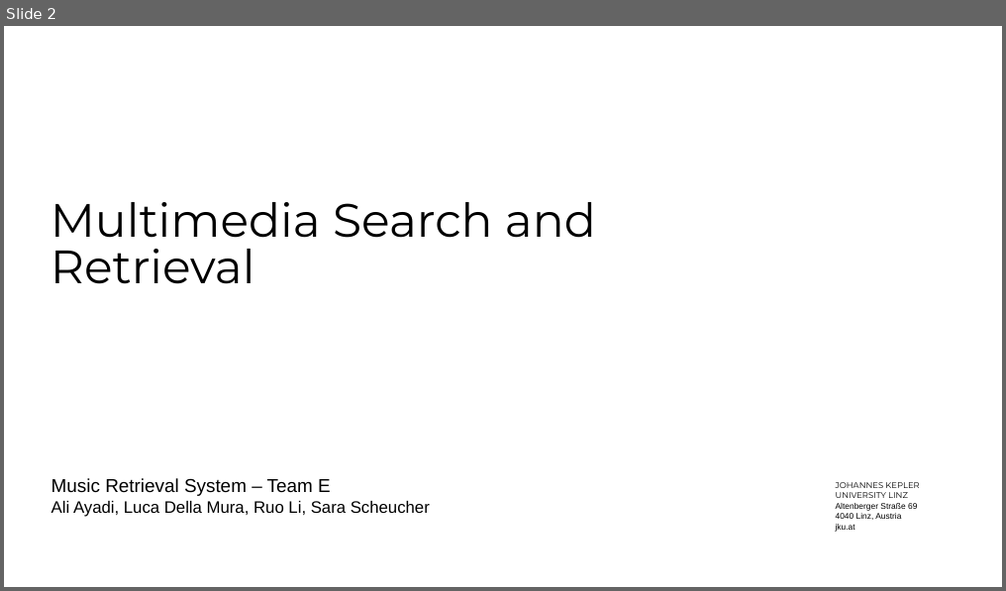
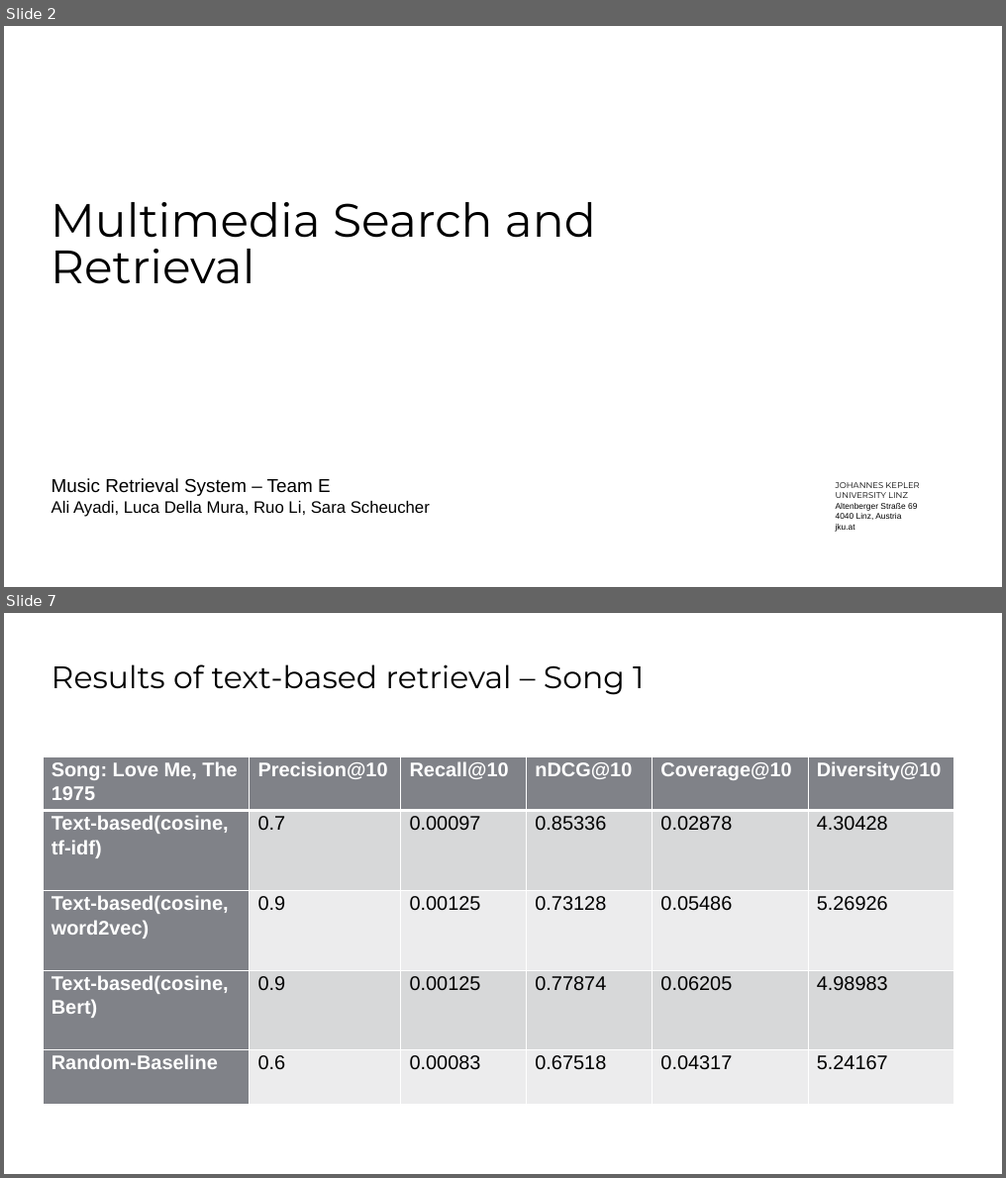
Before and after one commit to SaraCoolman/MMSR, a slide deck: project_3_team_E/Final Presentation.pptx. Shown one above the other, each under a label of ours: slide 2 before the commit, slides 2 and 7 after it; the slides between them are not shown. The pictures are 1006x591 and 1006x1178 pixels, drawn with LibreOffice and Linux fonts; fonts in the diff are those of the drawing; background and template pictures are left out. Boxes give left, top, right and bottom in pixels: in the first picture for what was removed or moved away, otherwise in the second. Text is boxed around its words. In the diff, an @@ line names an element or a change of style, - is before the commit and + after.

```diff
--- a/project_3_team_E/Final Presentation.pptx
+++ b/project_3_team_E/Final Presentation.pptx
@@ slide 7 added at box(4, 613, 1002, 1174), background #FFFFFF @@
@@ title added at box(52, 664, 644, 695), 30 pt, text #000000 @@
+Results of text-based retrieval – Song 1
@@ table added at box(43, 757, 954, 1105), 5 rows, 6 columns @@
+Song: Love Me, The 1975 | Precision@10 | Recall@10 | nDCG@10 | Coverage@10 | Diversity@10
+Text-based(cosine, tf-idf) | 0.7 | 0.00097 | 0.85336 | 0.02878 | 4.30428
+Text-based(cosine, / word2vec) | 0.9 | 0.00125 | 0.73128 | 0.05486 | 5.26926
+Text-based(cosine, Bert) | 0.9 | 0.00125 | 0.77874 | 0.06205 | 4.98983
+Random-Baseline | 0.6 | 0.00083 | 0.67518 | 0.04317 | 5.24167
```
Also in this commit, not shown: 1 slide changed, 14 other slides added, 3 slides removed.
